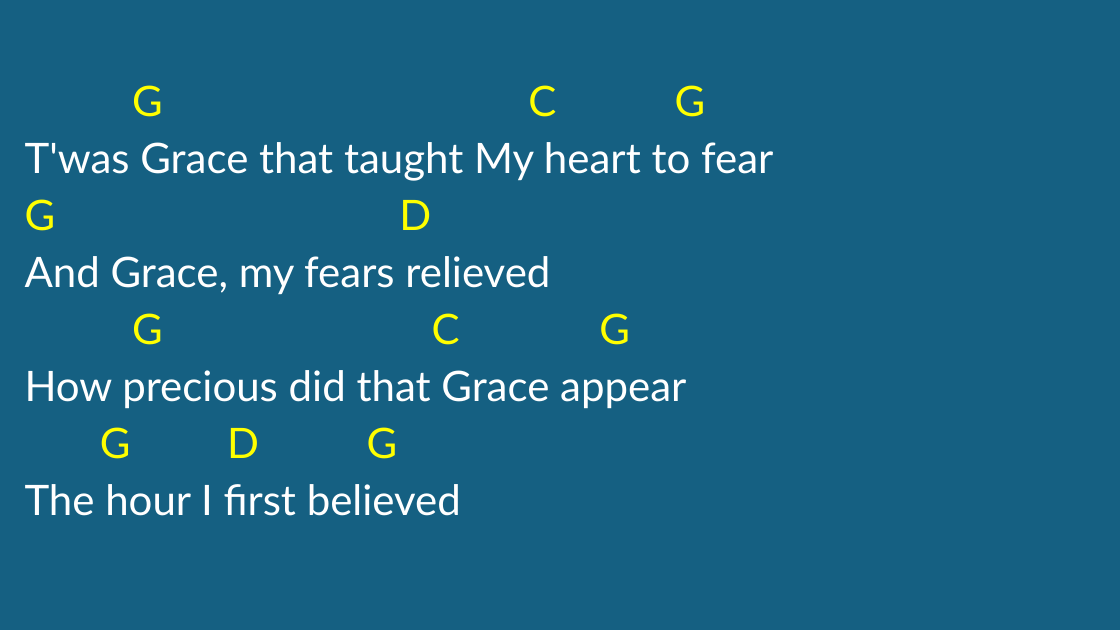
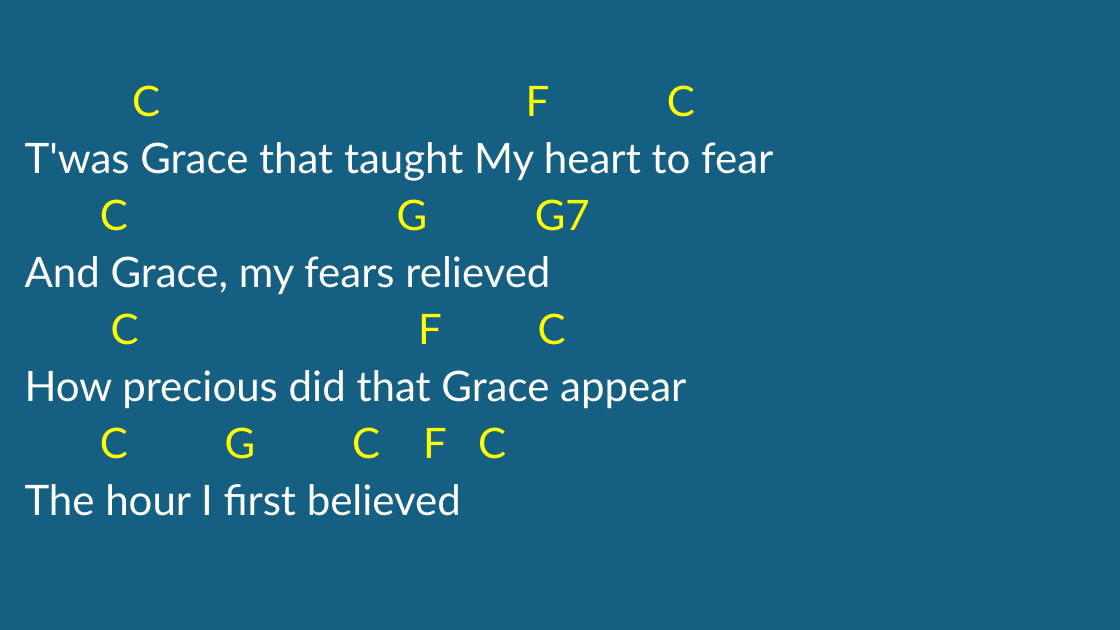
Before and after one commit to kendall412/worship, a slide deck: slide 37 of set/2026-11-22 ECBC-CH.pptx. Drawn at 1120x630 pixels with LibreOffice and Linux fonts; fonts in the diff are those of the drawing. Boxes give left, top, right and bottom in pixels: in the first picture for what was removed or moved away, otherwise in the second. Text is boxed around its words. In the diff, an @@ line names an element or a change of style, - is before the commit and + after.

```diff
--- a/set/2026-11-22 ECBC-CH.pptx
+++ b/set/2026-11-22 ECBC-CH.pptx
@@ subtitle at [132, 85, 695, 117]: text changed @@
-G C G
+C F C
@@ subtitle at [100, 199, 590, 231]: text changed @@
-G D
+C G G7
@@ subtitle at [111, 313, 566, 345]: text changed @@
-G C G
+C F C
@@ subtitle at [100, 427, 506, 459]: text changed @@
-G D G
+C G C F C
```
Also in this commit, not shown: 3 other slides changed, 2 other files.
